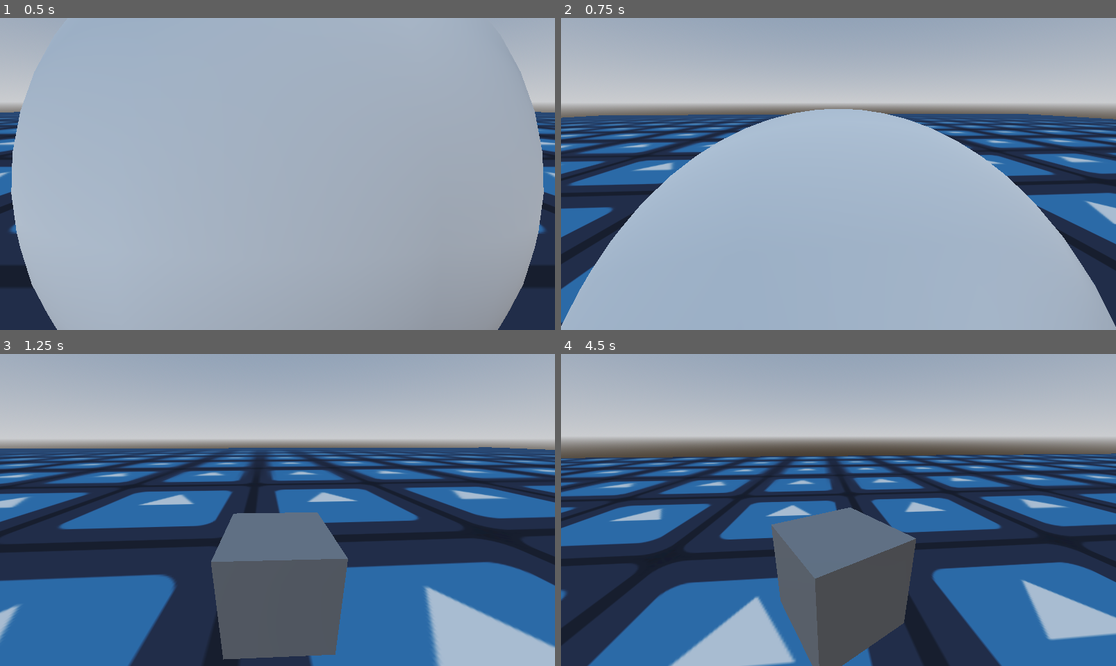
Above: before the commit, frames 1-4 (two rows, left to right).
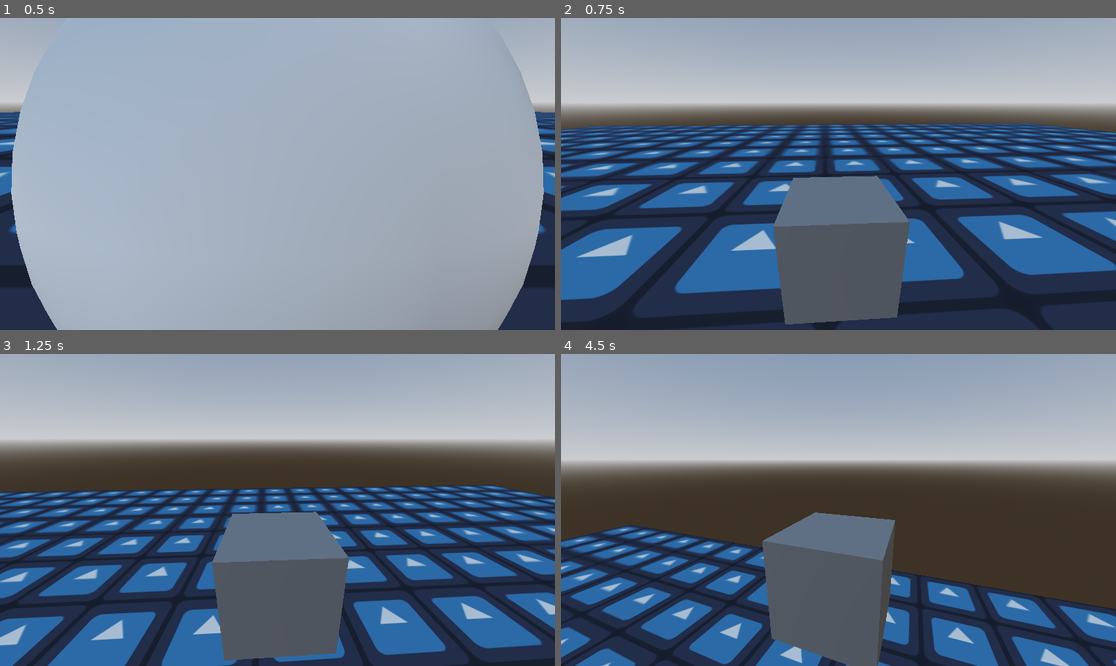
Above: after the commit, the same moments.

Repository: p-rint/Spidercat
Game: Godot game, scene res://Main.tscn
Same seed, same stepped clock (60 frames per second), same inputs: the game is played once before the commit and once after it. The engine's default icon, where the game draws it, is replaced by a stand-in: a white triangle on a blue panel in a dark square.
Inputs (mouse positions are in pixels of both pictures, inside the frame that each line leads up to):
- Up to frame 1 (0.5 s): no input
- Up to frame 2 (0.75 s): tap Enter (ui_accept) at 0.5 s; move the mouse to (866, 174) at 0.52 s; hold W (Up) from 0.53 s (still down); click (866, 174) at 0.6 s
- Up to frame 3 (1.25 s): keep holding W (Up); tap Enter (ui_accept) at 0.77, 1.07 s; tap E (Zip, bound only after the commit) at 0.8 s
- Up to frame 4 (4.5 s): move the mouse to (810, 510) at 1.27 s; tap E (Zip, bound only after the commit) at 1.35, 3.05, 4.35 s; tap Enter (ui_accept) at 1.52, 1.55, 1.82, 2.1, 3.02, 3.32, 3.77, 3.8, 4.07 s; move the mouse to (849, 503) at 2.02 s; click (849, 503) at 2.3 s; move the mouse to (832, 516) at 2.77 s; click (832, 516) at 2.85 s; move the mouse to (877, 513) at 3.52 s; tap L (Teleport) at 3.6 s; tap Escape (Escape) at 4.15 s; move the mouse to (672, 463) at 4.27 s; release W (Up) at 4.28 s; hold A (Left) from 4.28 s (still down)

Frame 1 is identical in both runs. In frame 2, 63% of the frame differs, in the area x 0-100%, y 29-100%; in frame 3, 42%; in frame 4, 57%.
Error before the commit: Invalid access to property or key 'position' on a base object of type 'null instance'. (res://input.gd:32)

Commit message:
Making web slinging rn
Put all old code in another file and started web slinging

Diff:
--- a/Main.tscn
+++ b/Main.tscn
@@ -1,10 +1,18 @@
-[gd_scene load_steps=17 format=3 uid="uid://dj3t27vm0xby2"]
+[gd_scene load_steps=15 format=3 uid="uid://dj3t27vm0xby2"]
 
-[ext_resource type="Script" uid="uid://cn0eqy8orav5m" path="res://character_body_3d.gd" id="1_glv2v"]
 [ext_resource type="Texture2D" uid="uid://dknvyg67svuh0" path="res://icon.svg" id="1_uu6xs"]
+[ext_resource type="Script" uid="uid://umwdhiylxtll" path="res://Player.gd" id="2_fos0i"]
 [ext_resource type="Script" uid="uid://chy4af3teqcso" path="res://cam_pivot.gd" id="3_r0du0"]
-[ext_resource type="Script" uid="uid://b18ldau08dkxu" path="res://states.gd" id="4_cm0pq"]
-[ext_resource type="Script" uid="uid://8pfjvfv4lpcf" path="res://input.gd" id="6_lgr22"]
+
+[sub_resource type="BoxMesh" id="BoxMesh_uu6xs"]
+
+[sub_resource type="StandardMaterial3D" id="StandardMaterial3D_r0du0"]
+albedo_texture = ExtResource("1_uu6xs")
+uv1_scale = Vector3(0.2, 0.2, 0.2)
+uv1_triplanar = true
+uv1_world_triplanar = true
+
+[sub_resource type="BoxShape3D" id="BoxShape3D_r0du0"]
 
 [sub_resource type="ProceduralSkyMaterial" id="ProceduralSkyMaterial_glv2v"]
 sky_horizon_color = Color(0.66224277, 0.6717428, 0.6867428, 1)
@@ -17,16 +25,6 @@
 background_mode = 2
 sky = SubResource("Sky_uu6xs")
 tonemap_mode = 2
-
-[sub_resource type="BoxMesh" id="BoxMesh_uu6xs"]
-
-[sub_resource type="StandardMaterial3D" id="StandardMaterial3D_r0du0"]
-albedo_texture = ExtResource("1_uu6xs")
-uv1_scale = Vector3(0.2, 0.2, 0.2)
-uv1_triplanar = true
-uv1_world_triplanar = true
-
-[sub_resource type="BoxShape3D" id="BoxShape3D_r0du0"]
 
 [sub_resource type="BoxMesh" id="BoxMesh_cm0pq"]
 
@@ -52,32 +50,34 @@
 
 [node name="Node3D" type="Node3D"]
 
+[node name="Map" type="Node3D" parent="."]
+
+[node name="Floor" type="StaticBody3D" parent="Map"]
+transform = Transform3D(100, 0, 0, 0, 1, 0, 0, 0, 100, 0, 0, 0)
+
+[node name="MeshInstance3D" type="MeshInstance3D" parent="Map/Floor"]
+mesh = SubResource("BoxMesh_uu6xs")
+surface_material_override/0 = SubResource("StandardMaterial3D_r0du0")
+
+[node name="CollisionShape3D" type="CollisionShape3D" parent="Map/Floor"]
+shape = SubResource("BoxShape3D_r0du0")
+
+[node name="Building" type="StaticBody3D" parent="Map"]
+transform = Transform3D(20, 0, 0, 0, 100, 0, 0, 0, 20, 50, 0, 50)
+
+[node name="MeshInstance3D" type="MeshInstance3D" parent="Map/Building"]
+mesh = SubResource("BoxMesh_uu6xs")
+surface_material_override/0 = SubResource("StandardMaterial3D_r0du0")
+
+[node name="CollisionShape3D" type="CollisionShape3D" parent="Map/Building"]
+shape = SubResource("BoxShape3D_r0du0")
+
 [node name="WorldEnvironment" type="WorldEnvironment" parent="."]
 environment = SubResource("Environment_r0du0")
 
-[node name="Floor" type="StaticBody3D" parent="."]
-transform = Transform3D(100, 0, 0, 0, 1, 0, 0, 0, 100, 0, 0, 0)
-
-[node name="MeshInstance3D" type="MeshInstance3D" parent="Floor"]
-mesh = SubResource("BoxMesh_uu6xs")
-surface_material_override/0 = SubResource("StandardMaterial3D_r0du0")
-
-[node name="CollisionShape3D" type="CollisionShape3D" parent="Floor"]
-shape = SubResource("BoxShape3D_r0du0")
-
-[node name="Building" type="StaticBody3D" parent="."]
-transform = Transform3D(20, 0, 0, 0, 100, 0, 0, 0, 20, 50, 0, 50)
-
-[node name="MeshInstance3D" type="MeshInstance3D" parent="Building"]
-mesh = SubResource("BoxMesh_uu6xs")
-surface_material_override/0 = SubResource("StandardMaterial3D_r0du0")
-
-[node name="CollisionShape3D" type="CollisionShape3D" parent="Building"]
-shape = SubResource("BoxShape3D_r0du0")
-
 [node name="Player" type="CharacterBody3D" parent="."]
 transform = Transform3D(1, 0, 0, 0, 1, 0, 0, 0, 1, 0, 1.6878622, 0)
-script = ExtResource("1_glv2v")
+script = ExtResource("2_fos0i")
 
 [node name="RayCast3D" type="RayCast3D" parent="Player"]
 transform = Transform3D(1, 0, 0, 0, 1, 0, 0, 0, 1, 1.5940673, 1.7912776, 1.6572406)
@@ -88,10 +88,10 @@
 [node name="Mesh" type="MeshInstance3D" parent="Player/Character"]
 mesh = SubResource("BoxMesh_cm0pq")
 
-[node name="CamPivot" type="Node3D" parent="Player"]
+[node name="CameraPivot" type="Node3D" parent="Player"]
 script = ExtResource("3_r0du0")
 
-[node name="Camera3D" type="Camera3D" parent="Player/CamPivot"]
+[node name="Camera3D" type="Camera3D" parent="Player/CameraPivot"]
 transform = Transform3D(1, 0, 0, 0, 0.94240236, 0.33448133, 0, -0.33448133, 0.94240236, 0, 1.3411617, 1.7695494)
 
 [node name="CollisionShape3D" type="CollisionShape3D" parent="Player"]
@@ -100,7 +100,6 @@
 [node name="scripts" type="Node" parent="Player"]
 
 [node name="StateManager" type="Node" parent="Player/scripts"]
-script = ExtResource("4_cm0pq")
 
 [node name="zipTime" type="Timer" parent="Player/scripts/StateManager"]
 one_shot = true
@@ -108,7 +107,6 @@
 [node name="Move" type="Node" parent="Player/scripts"]
 
 [node name="Input" type="Node" parent="Player/scripts"]
-script = ExtResource("6_lgr22")
 
 [node name="tp" type="Node3D" parent="."]
 transform = Transform3D(1, 0, 0, 0, 1, 0, 0, 0, 1, 49.217945, 53.624706, 50.926018)
--- /dev/null
+++ b/Player.gd
@@ -0,0 +1,74 @@
+extends CharacterBody3D
+
+
+const SPEED = 16.0
+const JUMP_VELOCITY = 14
+
+@onready var camPiv: Node3D = $CameraPivot
+
+@onready var ray : RayCast3D = $RayCast3D
+
+@onready var web_target: MeshInstance3D = $"../WebTarget"
+
+
+var isSwing = false
+
+var swingTarget : Vector3
+
+func _physics_process(delta: float) -> void:
+	if not isSwing:
+		aim()
+
+	# Add the gravity.
+	if not is_on_floor():
+		velocity += get_gravity() * delta
+
+	# Handle jump.
+	if Input.is_action_just_pressed("ui_accept") and is_on_floor():
+		velocity.y = JUMP_VELOCITY
+
+	var input_dir := Input.get_vector("Left", "Right", "Up", "Down")
+	var direction := flatten(camPiv.transform.basis * Vector3(input_dir.x, 0, input_dir.y)).normalized()
+	if direction:
+		velocity.x = direction.x * SPEED
+		velocity.z = direction.z * SPEED
+	else:
+		velocity.x = move_toward(velocity.x, 0, SPEED)
+		velocity.z = move_toward(velocity.z, 0, SPEED)
+
+
+
+	if Input.is_action_just_pressed("Swing"):
+		isSwing = true
+		swingTarget = web_target.position
+	if Input.is_action_just_released("Swing"):
+		isSwing = false
+
+
+	if isSwing:
+		swing()
+
+	move_and_slide()
+
+func flatten(vec) -> Vector3:
+	return vec * Vector3(1,0,1)
+
+
+
+func aim() -> void:
+	ray.target_position = -camPiv.basis.z.normalized() * 100
+	if ray.is_colliding():
+		#print(ray.get_collider())
+		web_target.global_position = ray.get_collision_point()
+
+
+
+
+
+func swing() -> void:
+	if (swingTarget.distance_to(position) > 10):
+		#var newPos = position + velocity
+		#newPos = swingTarget + (newPos - swingTarget).normalized() * 10
+		position = swingTarget + (position - swingTarget).normalized() * 10
+		#velocity = (position - newPos).normalized() * velocity.length()
+		print("A")
--- a/cam_pivot.gd
+++ b/cam_pivot.gd
@@ -1,17 +1,17 @@
 extends Node3D
+
+var dt : float
 
 var mouseLock = false
 
 @onready var player: CharacterBody3D = $".."
 
-@onready var ray = $"../RayCast3D"
-
-@onready var web_target: MeshInstance3D = $"../../WebTarget"
 
 
 # Called when the node enters the scene tree for the first time.
 func _ready() -> void:
-	Input.set_mouse_mode(Input.MOUSE_MODE_CAPTURED)
+	#DON'T DO TS
+	Input.mouse_mode = (Input.MOUSE_MODE_CAPTURED)
 	pass # Replace with function body.
 
 
@@ -26,19 +26,22 @@
 		rotation.y = wrapf(rotation.y, -PI, PI)
 		rotation.x = clampf(rotation.x,-PI/2,PI/2)
 
-		ray.target_position = -basis.z.normalized() * 100
-		if ray.is_colliding():
-			#print(ray.get_collider())
-			web_target.global_position = ray.get_collision_point()
+	if event is InputEventMouseButton and event.pressed:
+		Input.set_mouse_mode(Input.MOUSE_MODE_CAPTURED)
+
+
+	if event.is_action_pressed("Tab"):
+		print("AAAA")
+		Input.set_mouse_mode(Input.MOUSE_MODE_VISIBLE)
+	if event.is_action_released("Tab"):
+		Input.set_mouse_mode(Input.MOUSE_MODE_CAPTURED)
+
 
 
 # Called every frame. 'delta' is the elapsed time since the previous frame.
 func _process(delta: float) -> void:
+	dt = delta
 
-	if Input.is_action_just_pressed("Escape"):
-		if mouseLock:
-			Input.set_mouse_mode(Input.MOUSE_MODE_CAPTURED)
 
-		else:
-			Input.set_mouse_mode(Input.MOUSE_MODE_VISIBLE)
-		mouseLock = not mouseLock
+func flatten(vec : Vector3) -> Vector3:
+	return (vec * Vector3(1,0,1))
--- a/character_body_3d.gd
+++ b/character_body_3d.gd
@@ -17,6 +17,10 @@
 
 var webZipTarget : Vector3
 var webZipSpeed = 50
+
+var swingTarget :Vector3
+
+var isSwing = false
 
 
 @onready var StateManager : Node = $scripts/StateManager
@@ -57,4 +61,17 @@
 	if Input.is_action_just_pressed("ui_accept") and is_on_floor():
 		velocity.y = JUMP_VELOCITY
 
+
+	if isSwing:
+		swing()
+
 	move_and_slide()
+
+
+
+
+
+func swing():
+	if (swingTarget.distance_to(position) > 10):
+		position = swingTarget + (position - swingTarget).normalized() * 10
+		print("A")
--- a/input.gd
+++ b/input.gd
@@ -19,8 +19,11 @@
 	if Input.is_action_just_pressed("Teleport"):
 		teleport()
 
+	if Input.is_action_just_pressed("Zip"):
+		zip()
 	if Input.is_action_just_pressed("Swing"):
 		swing()
+
 
 
 	input_dir = Input.get_vector("Left", "Right", "Up", "Down")
@@ -35,7 +38,7 @@
 
 
 
-func swing() -> void:
+func zip() -> void:
 	#print("s")
 	plr.webZipTarget = -(plr.position - $"../../../WebTarget".position)
 
@@ -43,3 +46,9 @@
 
 	zipTimer.start(dist/plr.webZipSpeed)
 	plr.state = StateManager.States.WEBZIP
+
+
+
+func swing() -> void:
+	plr.isSwing = true
+	plr.swingTarget = $"../../../WebTarget".position
--- a/project.godot
+++ b/project.godot
@@ -56,6 +56,11 @@
 "events": [Object(InputEventKey,"resource_local_to_scene":false,"resource_name":"","device":-1,"window_id":0,"alt_press …(195 unchanged characters)…
 ]
 }
+Zip={
+"deadzone": 0.2,
+"events": [Object(InputEventKey,"resource_local_to_scene":false,"resource_name":"","device":-1,"window_id":0,"alt_pressed":false,"shift_pressed":false,"ctrl_pressed":false,"meta_pressed":false,"pressed":false,"keycode":0,"physical_keycode":69,"key_label":0,"unicode":69,"location":0,"echo":false,"script":null)
+]
+}
 
 [rendering]
 
Not shown, added: Player.gd.uid
